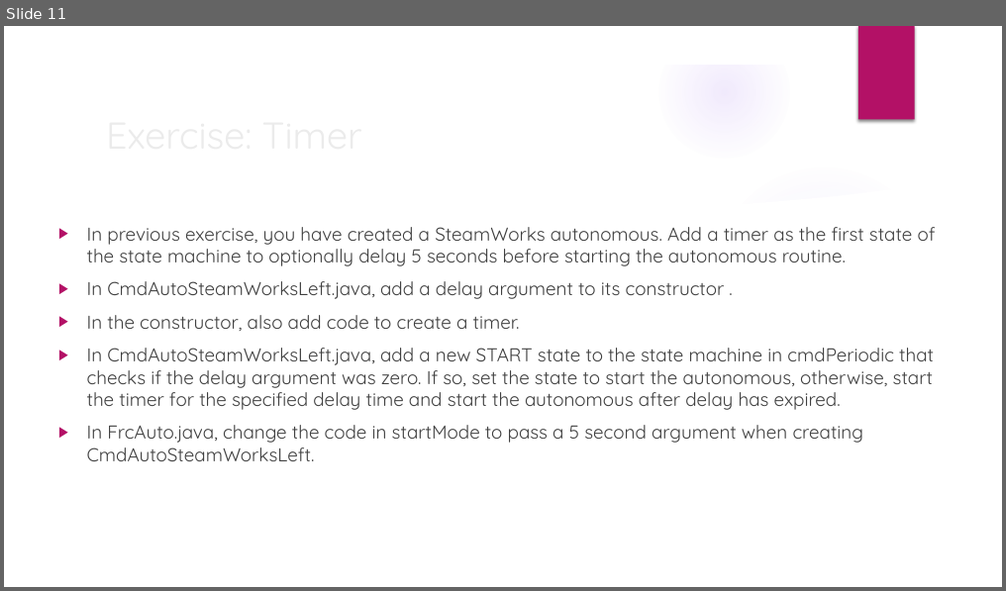
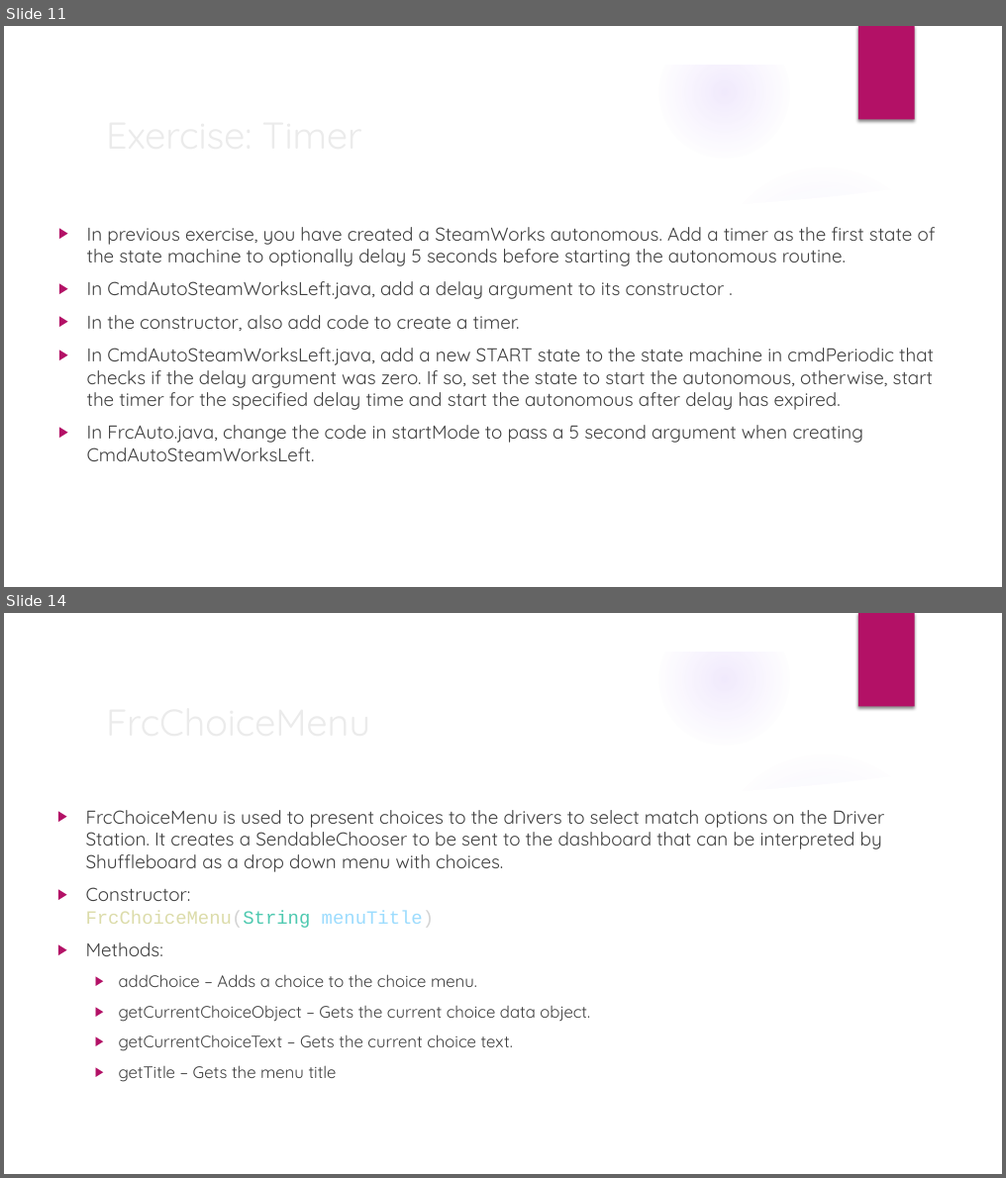
Before and after one commit to trc492/FrcProgrammingClass, a slide deck: Lessons/7-Autonomous.pptx. Shown one above the other, each under a label of ours: slide 11 before the commit, slides 11 and 14 after it; the slides between them are not shown. The pictures are 1006x591 and 1006x1178 pixels, drawn with LibreOffice and Linux fonts; fonts in the diff are those of the drawing; background and template pictures are left out. Boxes give left, top, right and bottom in pixels: in the first picture for what was removed or moved away, otherwise in the second. Text is boxed around its words. In the diff, an @@ line names an element or a change of style, - is before the commit and + after.

```diff
--- a/Lessons/7-Autonomous.pptx
+++ b/Lessons/7-Autonomous.pptx
@@ slide 14 added at [4,613,1002,1174], background picture (left out); not listed: 9 template elements that a slide beside it also shows @@
@@ title added at [98,692,816,750], 36 pt, text #EBEBEB @@
+FrcChoiceMenu
@@ text added at [86,810,885,1082], 18 pt, text #404040 @@
+▶ FrcChoiceMenu is used to present choices to the drivers to select match options on the Driver Station. It creates a SendableChooser to be sent to the dashboard that can be interpreted by Shuffleboard as a drop down menu with choices.
+▶ Constructor:
+  FrcChoiceMenu(String menuTitle)
+▶ Methods:
+  ▶ addChoice – Adds a choice to the choice menu.
+  ▶ getCurrentChoiceObject – Gets the current choice data object.
+  ▶ getCurrentChoiceText – Gets the current choice text.
+  ▶ getTitle – Gets the menu title
```
Also in this commit, not shown: 4 slides changed, 1 other slide added, 1 other file.
